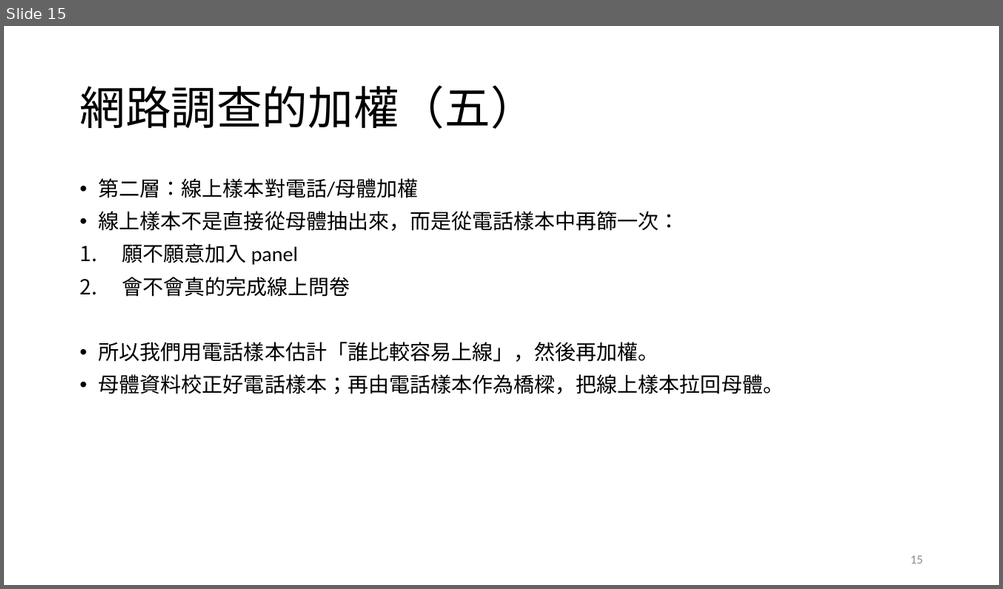
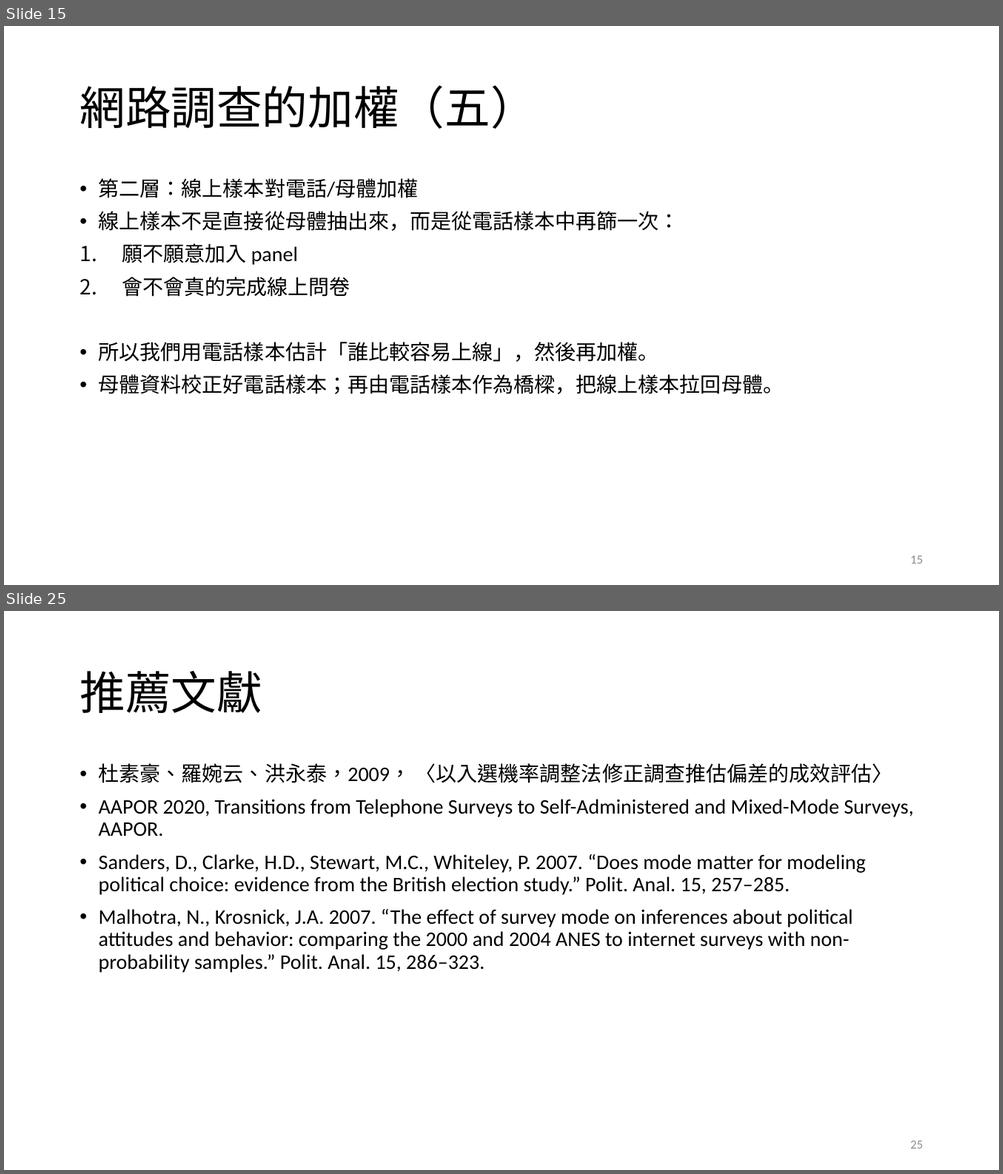
Before and after one commit to TsaiChiahung/PublicOpinion2026, a slide deck: 投影片/民意與調查Week4.pptx. Shown one above the other, each under a label of ours: slide 15 before the commit, slides 15 and 25 after it; the slides between them are not shown. The pictures are 1003x589 and 1003x1174 pixels, drawn with LibreOffice and Linux fonts; fonts in the diff are those of the drawing. Boxes give left, top, right and bottom in pixels: in the first picture for what was removed or moved away, otherwise in the second. Text is boxed around its words. In the diff, an @@ line names an element or a change of style, - is before the commit and + after.

```diff
--- a/投影片/民意與調查Week4.pptx
+++ b/投影片/民意與調查Week4.pptx
@@ slide 25 added at bbox=[4, 611, 999, 1170], background #FFFFFF @@
@@ title added at bbox=[79, 671, 262, 713], 44 pt, text #000000 @@
+推薦文獻
@@ text added at bbox=[99, 763, 913, 973], 20 pt, text #000000 @@
+• 杜素豪、羅婉云、洪永泰，2009， 〈以入選機率調整法修正調查推估偏差的成效評估〉
+• AAPOR 2020, Transitions from Telephone Surveys to Self-Administered and Mixed-Mode Surveys, AAPOR.
+• Sanders, D., Clarke, H.D., Stewart, M.C., Whiteley, P. 2007. “Does mode matter for modeling political choice: evidence from the British election study.” Polit. Anal. 15, 257–285.
+• Malhotra, N., Krosnick, J.A. 2007. “The effect of survey mode on inferences about political attitudes and behavior: comparing the 2000 and 2004 ANES to internet surveys with non-probability samples.” Polit. Anal. 15, 286–323.
@@ page number added at bbox=[910, 1141, 922, 1149], 12 pt, text #8C8C8C @@
+25
```
Also in this commit, not shown: 4 slides changed, 5 other slides added, 1 other file.
